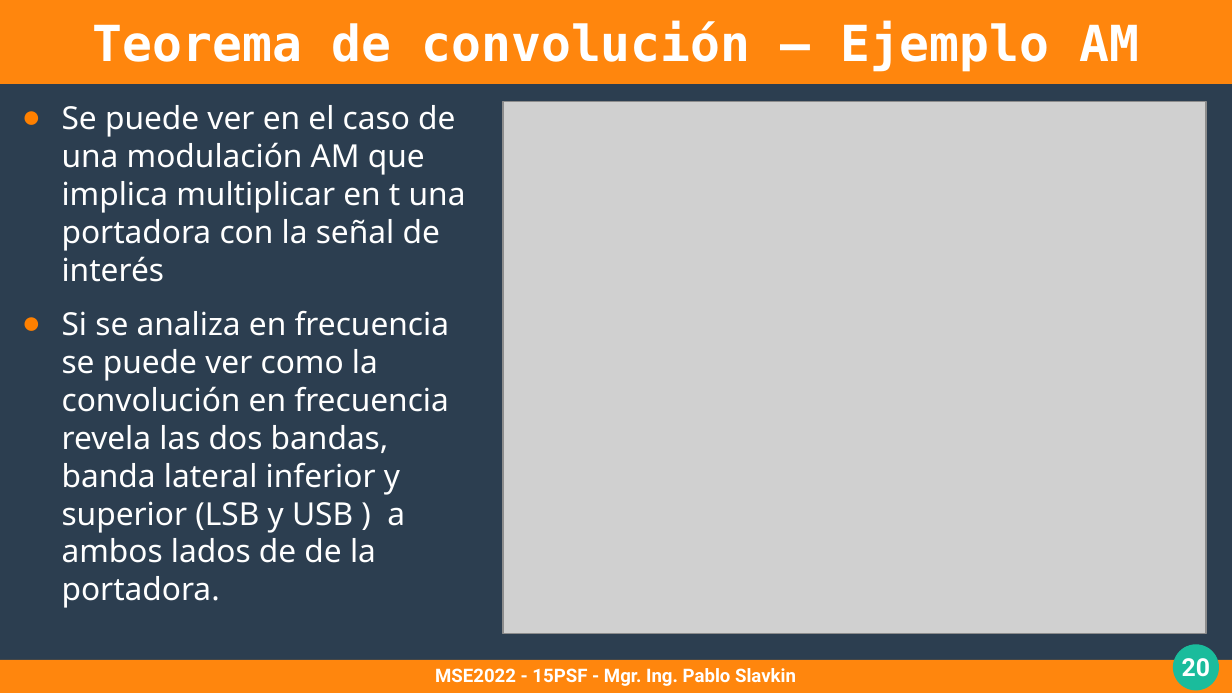
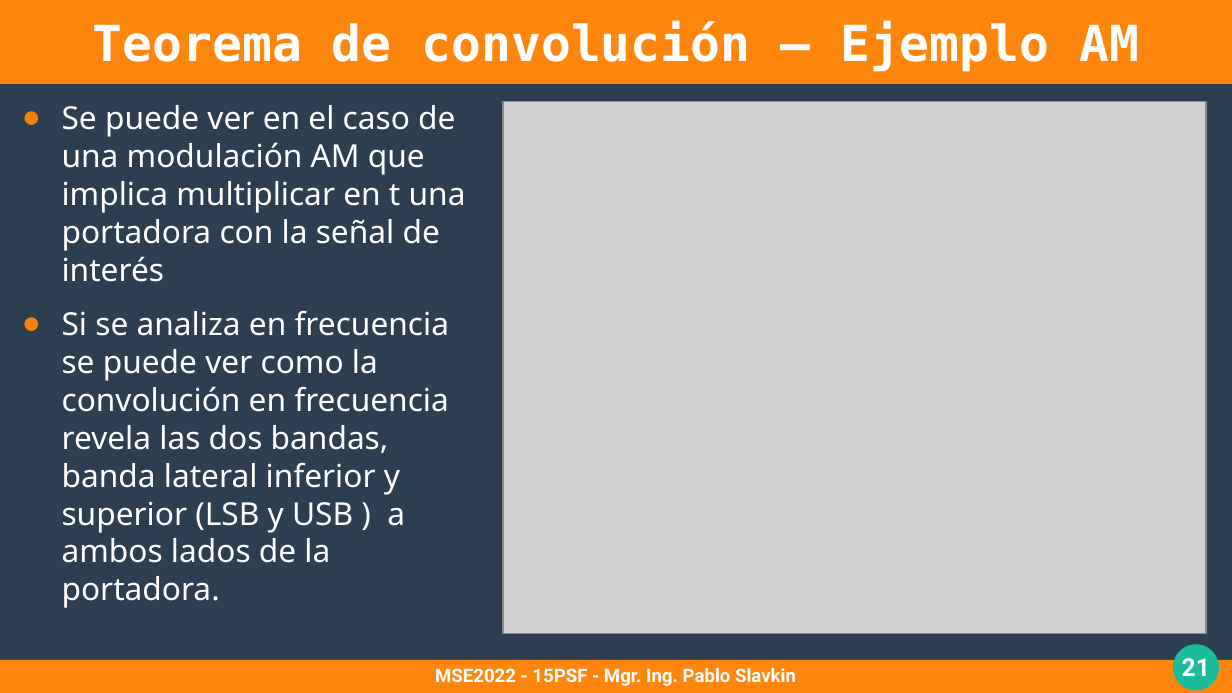
Before and after one commit to pslavkin/psf_2022, a slide deck: slide 21 of clases/5_clase/5_clase.odp (slide 20 before the commit). Drawn at 1232x693 pixels with LibreOffice and Linux fonts; fonts in the diff are those of the drawing; grey boxes stand for pictures. Boxes give left, top, right and bottom in pixels: in the first picture for what was removed or moved away, otherwise in the second. Text is boxed around its words. In the diff, an @@ line names an element or a change of style, - is before the commit and + after.

```diff
--- a/clases/5_clase/5_clase.odp
+++ b/clases/5_clase/5_clase.odp
@@ text at (62, 310, 449, 608): text changed @@
-● Si se analiza en frecuencia se puede ver como la convolución en frecuencia revela las dos bandas, banda lateral inferior y superior (LSB y USB ) a ambos lados de de la portadora.
+● Si se analiza en frecuencia se puede ver como la convolución en frecuencia revela las dos bandas, banda lateral inferior y superior (LSB y USB ) a ambos lados de la portadora.
@@ page number at (1182, 658, 1210, 676): text changed @@
-20
+21
```
Also in this commit, not shown: 8 other slides changed, 2 slides added, 1 slide removed, 15 other files.
